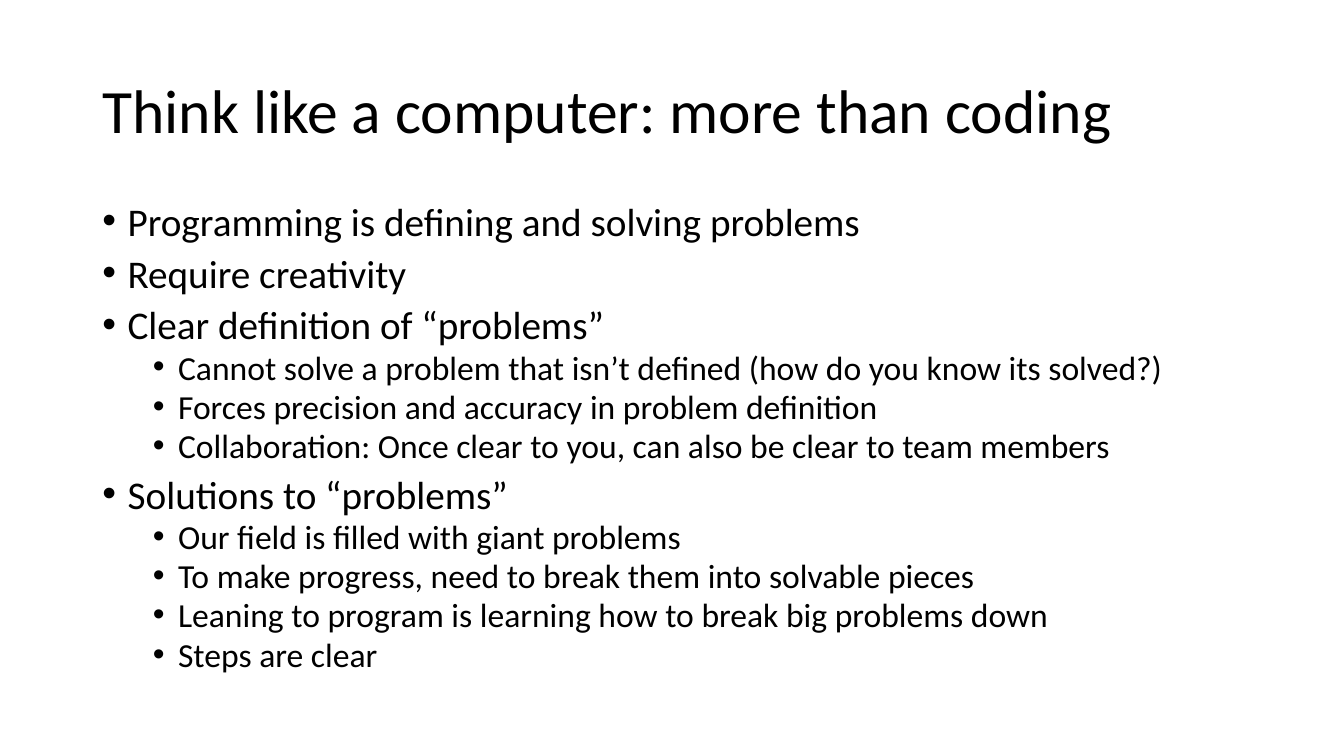
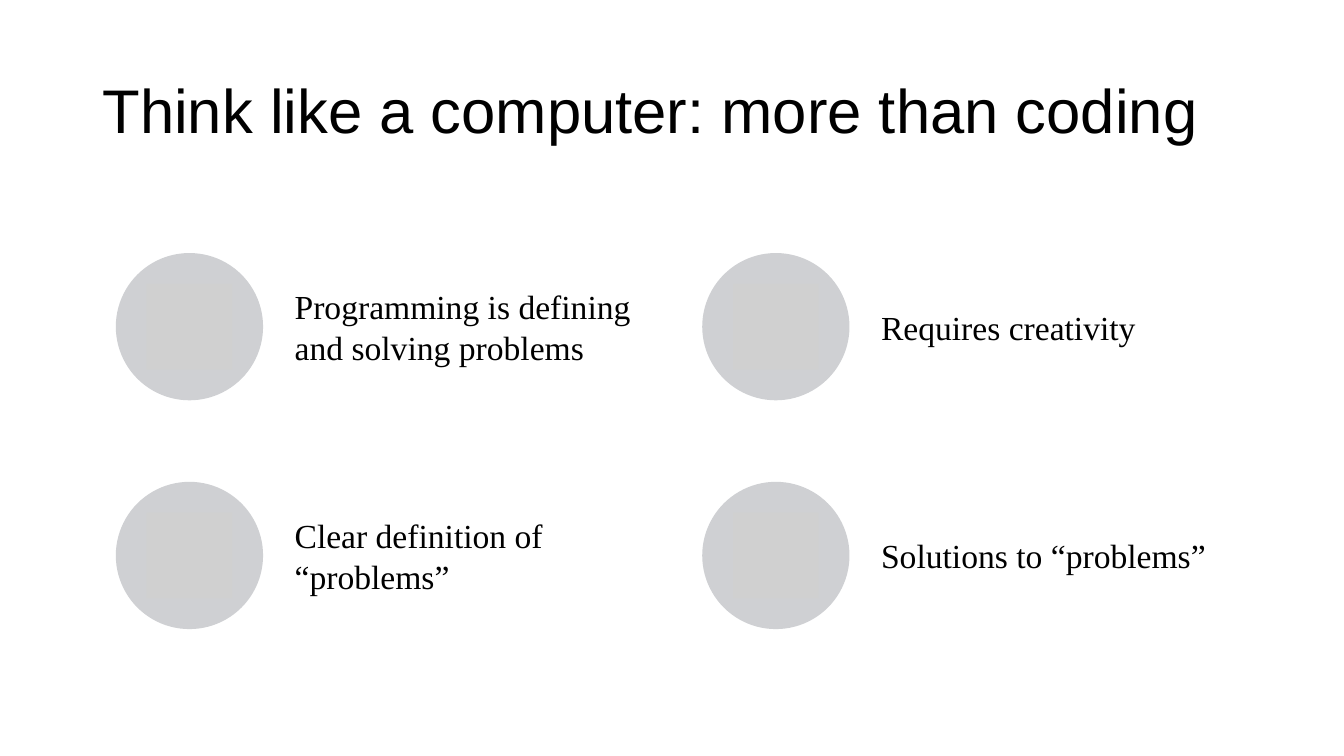
Before and after one commit to a5creel/intro_to_programming, a slide deck: slide 12 of lecture_material/1_think_like_computer.pptx (slide 11 before the commit). Drawn at 1344x756 pixels with LibreOffice and Linux fonts; fonts in the diff are those of the drawing; grey boxes stand for pictures. Boxes give left, top, right and bottom in pixels: in the first picture for what was removed or moved away, otherwise in the second. Text is boxed around its words. In the diff, an @@ line names an element or a change of style, - is before the commit and + after.

```diff
--- a/lecture_material/1_think_like_computer.pptx
+++ b/lecture_material/1_think_like_computer.pptx
@@ title "Think like a computer: more ..." at <box>102,88,1197,145</box>: font Calibri to Arial @@
@@ text removed at <box>128,208,1161,673</box> @@
-• Programming is defining and solving problems
-• Require creativity
-• Clear definition of “problems”
-  • Cannot solve a problem that isn’t defined (how do you know its solved?)
-  • Forces precision and accuracy in problem definition
-  • Collaboration: Once clear to you, can also be clear to team members
-• Solutions to “problems”
-  • Our field is filled with giant problems
-  • To make progress, need to break them into solvable pieces
-  • Leaning to program is learning how to break big problems down
-  • Steps are clear
@@ group added at <box>116,253,1206,629</box>: 4 ellipses, 4 pictures, 4 texts @@
+Programming is defining and solving problems
+Requires creativity
+Clear definition of “problems”
+Solutions to “problems”
```
Also in this commit, not shown: 23 other slides changed, 1 slide added, 14 other files.
